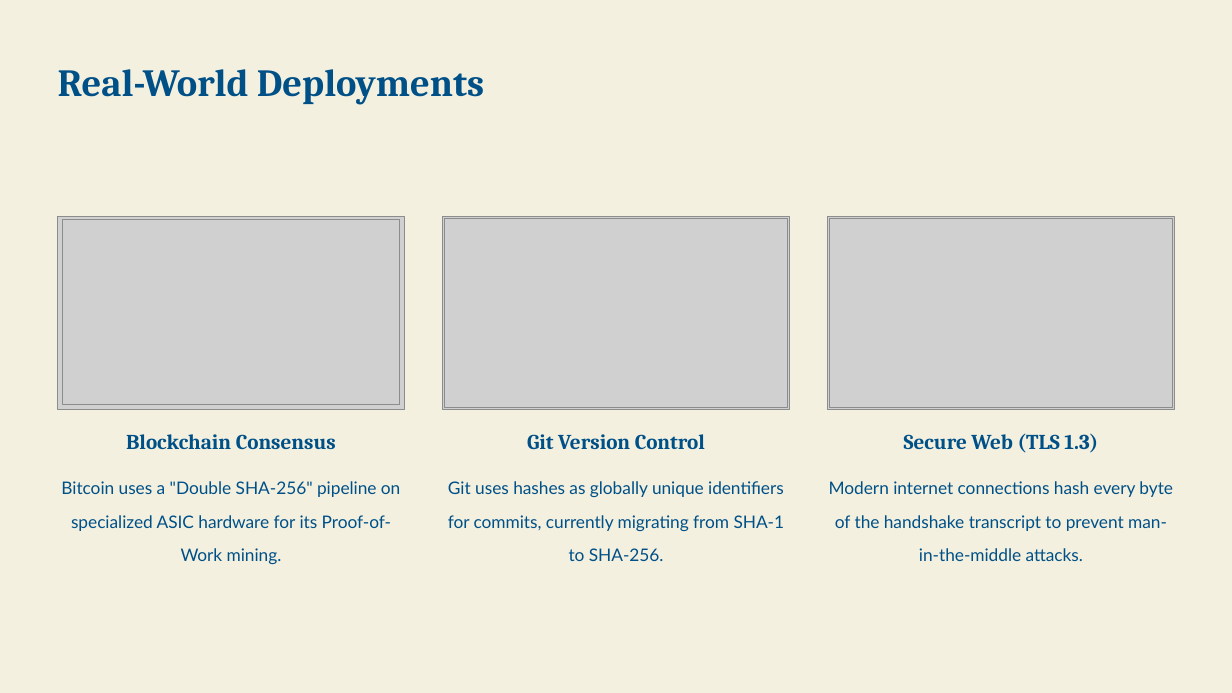
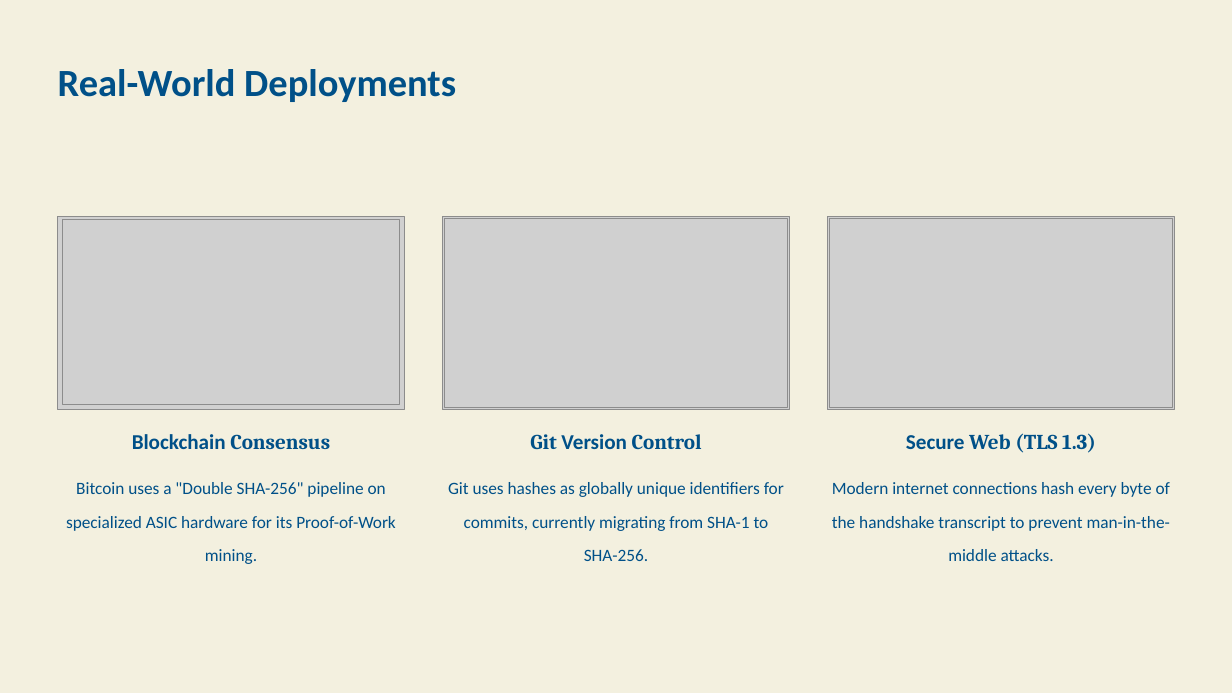
Before and after one commit to anudeep1189/SHA256, a slide deck: slide 7 of Documents/Secure Hash Algorithm (SHA) Overview.pptx. Drawn at 1232x693 pixels with LibreOffice and Linux fonts; fonts in the diff are those of the drawing; grey boxes stand for pictures; background and template pictures are left out. Boxes give left, top, right and bottom in pixels: in the first picture for what was removed or moved away, otherwise in the second. Text is boxed around its words. In the diff, an @@ line names an element or a change of style, - is before the commit and + after.

```diff
--- a/Documents/Secure Hash Algorithm (SHA) Overview.pptx
+++ b/Documents/Secure Hash Algorithm (SHA) Overview.pptx
@@ text "Real-World Deployments" at (58, 69, 456, 102): font Cambria to Calibri @@
@@ text "Blockchain Consensus" at (132, 434, 330, 450): font Cambria to Calibri in "Blockchain" @@
@@ text "Git Version Control" at (530, 434, 702, 450): font Cambria to Calibri in "Version" @@
@@ text "Secure Web (TLS 1.3)" at (906, 433, 1096, 453): font Cambria to Calibri in "Secure" @@
@@ font Lato to Calibri in 3 elements at (66, 482, 396, 564), (448, 482, 784, 561), (832, 482, 1170, 561) @@
```
Also in this commit, not shown: 6 other slides changed.
